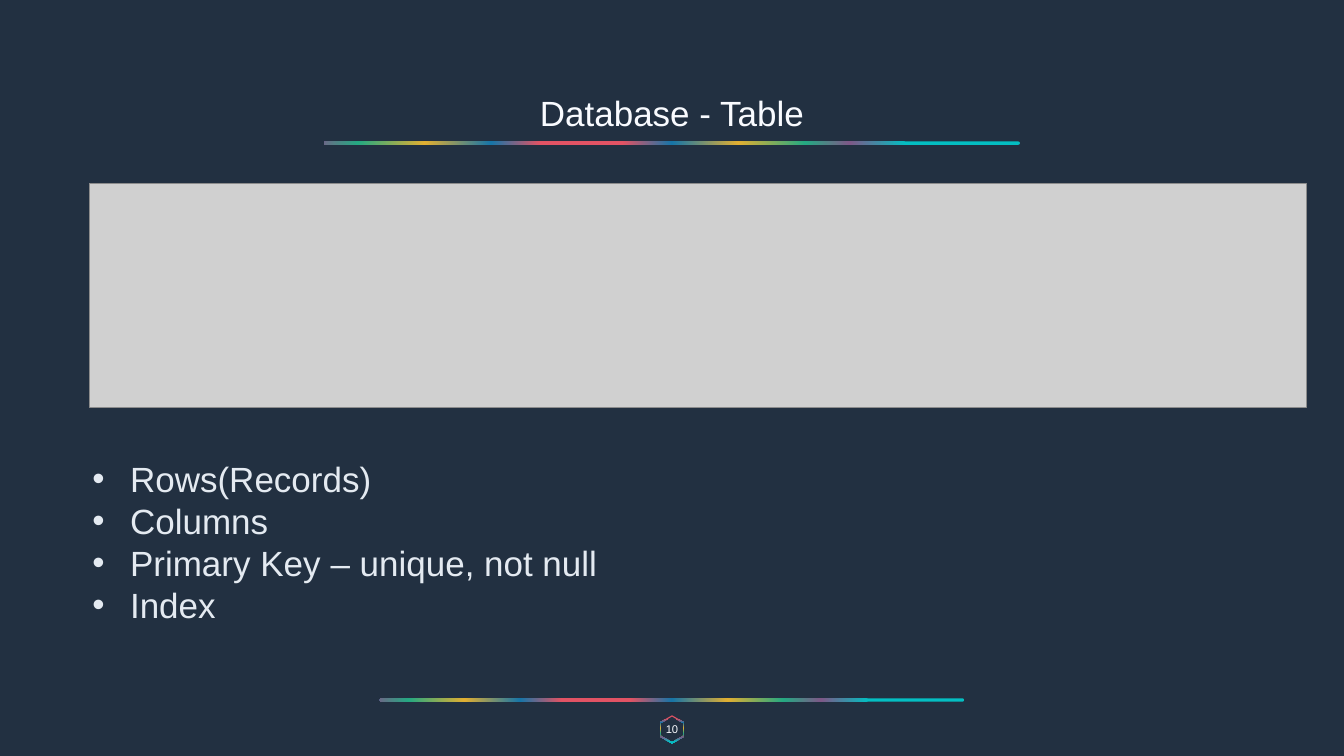
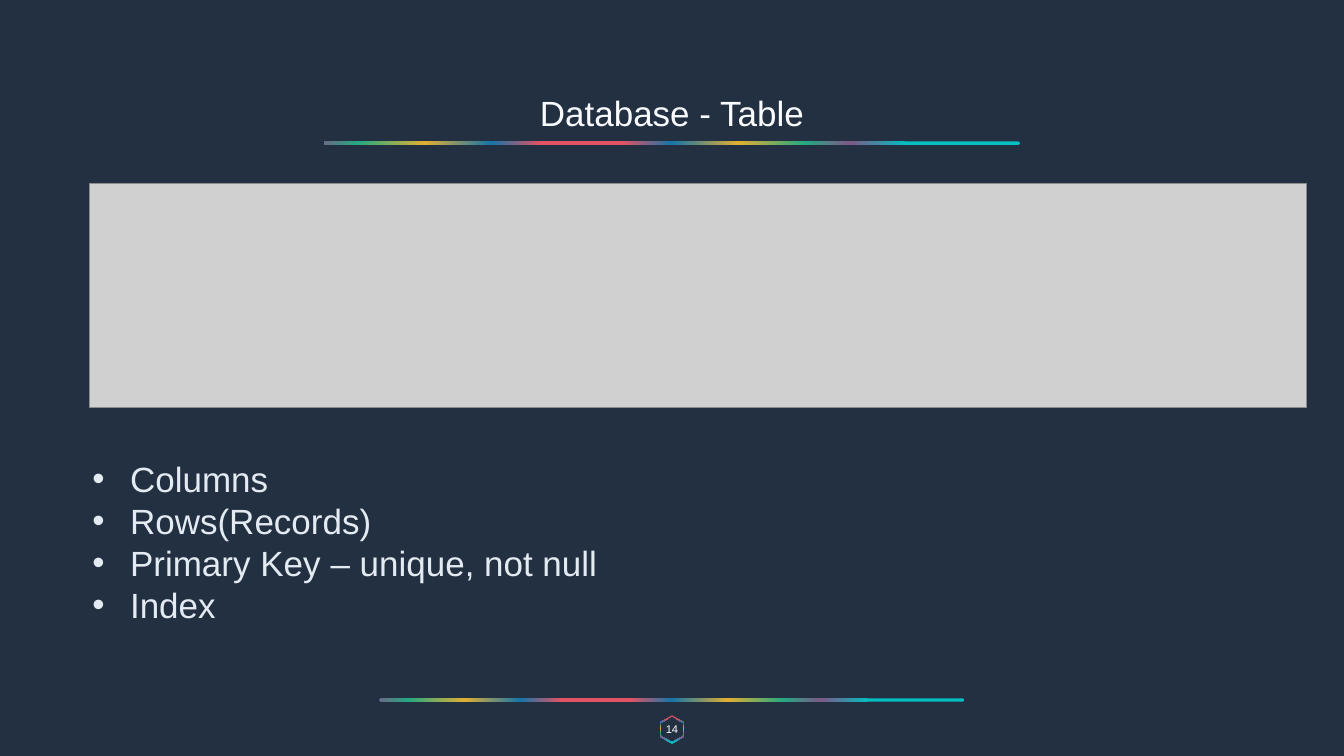
Before and after one commit to overtureLLC/java-spring-material, a slide deck: slide 14 of Warmup/warmup.pptx (slide 10 before the commit). Drawn at 1344x756 pixels with LibreOffice and Linux fonts; fonts in the diff are those of the drawing; grey boxes stand for pictures. Boxes give left, top, right and bottom in pixels: in the first picture for what was removed or moved away, otherwise in the second. Text is boxed around its words. In the diff, an @@ line names an element or a change of style, - is before the commit and + after.

```diff
--- a/Warmup/warmup.pptx
+++ b/Warmup/warmup.pptx
@@ text at box(130, 466, 268, 493): paragraph added @@
+• Columns
@@ text at box(130, 508, 268, 535): paragraph removed @@
-• Columns
@@ page number at box(666, 725, 678, 733): text changed @@
-10
+14
```
Also in this commit, not shown: 19 other slides changed, 14 slides added, 4 slides removed.
